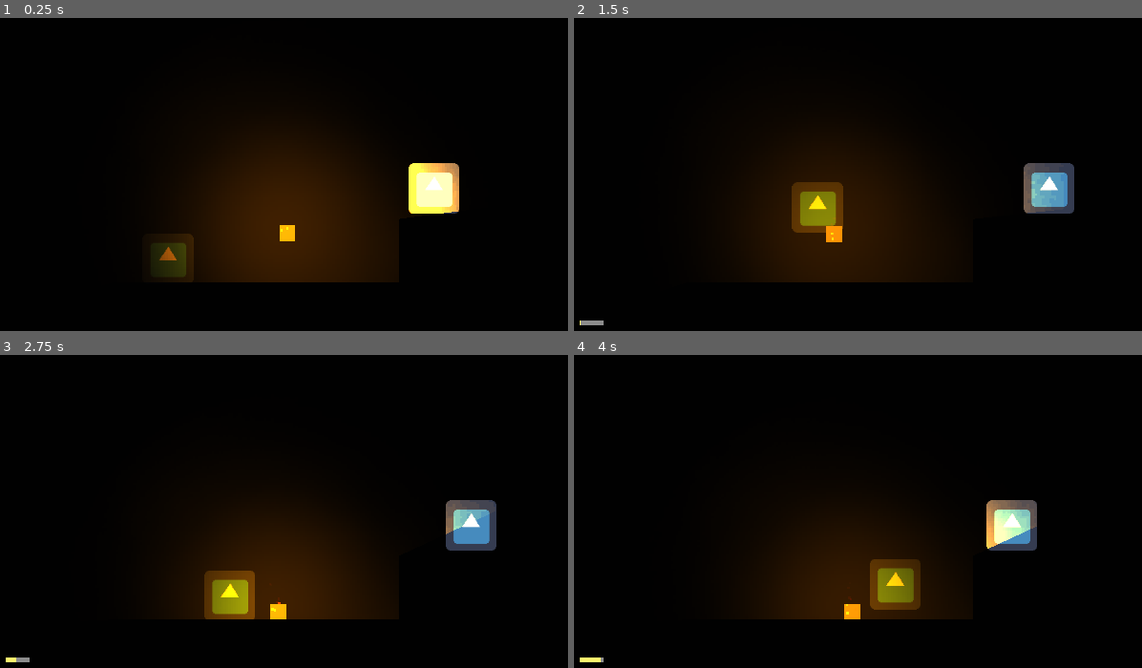
Above: before the commit, frames 1-4 (two rows, left to right).
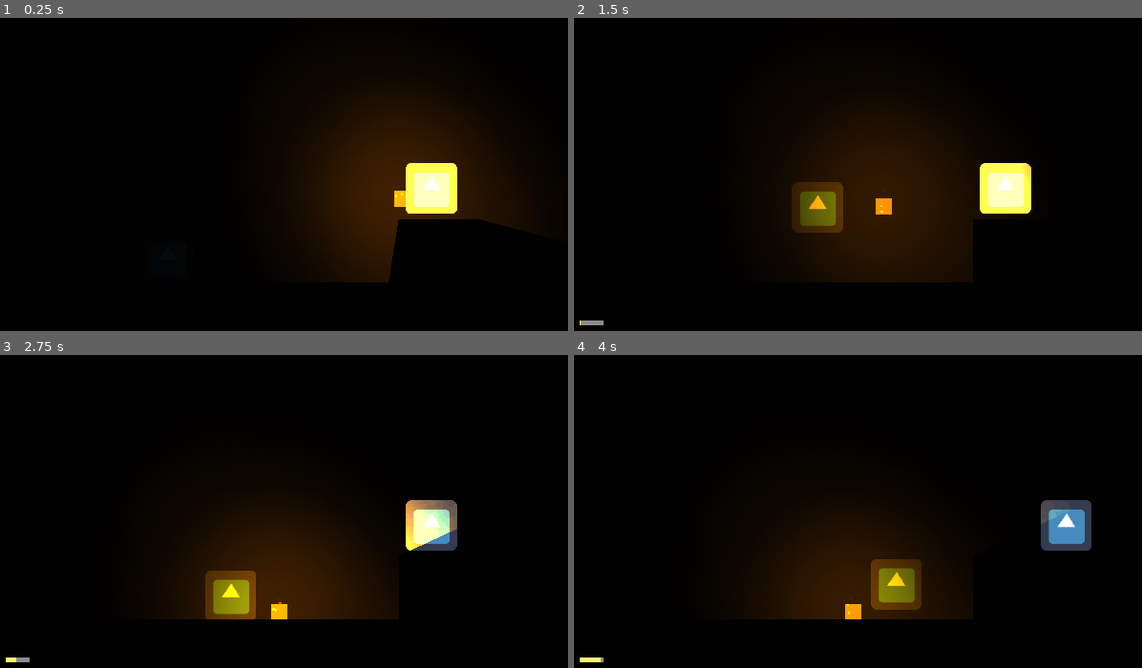
Above: after the commit, the same moments.

Repository: DuncanSparks/GMTK2019
Game: Godot game, scene res://Scenes/Test2.tscn
Two runs of this game, one before a commit and one after it. Both use one fixed random seed, a clock stepped at 60 frames per second and the inputs below. This scene is started directly instead of the project's main scene. The engine's default icon, where the game draws it, is replaced by a stand-in: a white triangle on a blue panel in a dark square.
Inputs (mouse positions are in pixels of both pictures, inside the frame that each line leads up to):
- Up to frame 1 (0.25 s): no input
- Up to frame 2 (1.5 s): move the mouse to (1102, 108) at 0.52 s; hold Right (move_right) from 0.53 s (still down); tap E (action_grab) at 0.6 s; tap Space (move_jump) at 0.77 s; move the mouse to (778, 152) at 1.27 s; right-click (778, 152) at 1.35 s
- Up to frame 3 (2.75 s): tap Space (move_jump) at 1.52 s; move the mouse to (437, 373) at 2.02 s; release Right (move_right) at 2.03 s; hold Left (move_left) from 2.03 s (still down); tap R (action_teleport) at 2.1 s
- Up to frame 4 (4 s): move the mouse to (892, 555) at 2.77 s; release Left (move_left) at 2.78 s; hold Right (move_right) from 2.78 s (still down); click (892, 555) at 2.85 s; tap Space (move_jump) at 3.02, 3.77 s; move the mouse to (outside the picture) at 3.52 s; tap E (action_grab) at 3.6 s

The runs differ from the first frame. In frame 1, 18% of the frame differs, in the area x 26-91%, y 25-85%; in frame 2, 4.0%; in frame 3, 2.6%; in frame 4, 3.0%.

Commit message:
Added stun to basic enemy

Diff:
--- a/Instances/Enemy.tscn
+++ b/Instances/Enemy.tscn
@@ -27,9 +27,9 @@
 enabled = true
 cast_to = Vector2( 0, 20 )
 
-[node name="Area2D" type="Area2D" parent="."]
+[node name="HitArea" type="Area2D" parent="."]
 
-[node name="CollisionShape2D" type="CollisionShape2D" parent="Area2D"]
+[node name="CollisionShape2D" type="CollisionShape2D" parent="HitArea"]
 shape = SubResource( 2 )
 
 [node name="PlayerAreaVicinityFront" type="Area2D" parent="."]
@@ -44,8 +44,9 @@
 [node name="CollisionShape2D" type="CollisionShape2D" parent="PlayerAreaVicinityBack"]
 position = Vector2( -117.832, -13.9859 )
 shape = SubResource( 3 )
-
-[connection signal="area_entered" from="Area2D" to="." method="_on_Area2D_area_entered"]
+[connection signal="area_entered" from="HitArea" to="." method="_on_Area2D_area_entered"]
+[connection signal="area_entered" from="HitArea" to="." method="_on_HitArea_area_entered"]
+[connection signal="body_shape_entered" from="HitArea" to="." method="_on_HitArea_body_shape_entered"]
 [connection signal="body_entered" from="PlayerAreaVicinityFront" to="." method="_on_PlayerAreaVicinityFront_body_entered"]
 [connection signal="body_exited" from="PlayerAreaVicinityFront" to="." method="_on_PlayerAreaVicinityFront_body_exited"]
 [connection signal="body_shape_entered" from="PlayerAreaVicinityFront" to="." method="_on_PlayerAreaVicinityFront_body_shape_entered"]
--- a/Instances/ThrowableObject.tscn
+++ b/Instances/ThrowableObject.tscn
@@ -1,9 +1,12 @@
-[gd_scene load_steps=9 format=2]
+[gd_scene load_steps=10 format=2]
 
 [ext_resource path="res://Scripts/ThrowableObject.gd" type="Script" id=1]
 [ext_resource path="res://Sprites/LIGHT.png" type="Texture" id=2]
 
 [sub_resource type="RectangleShape2D" id=1]
+
+[sub_resource type="RectangleShape2D" id=7]
+extents = Vector2( 15.7296, 15.3331 )
 
 [sub_resource type="CircleShape2D" id=2]
 radius = 30.0
@@ -63,6 +66,11 @@
 [node name="CollisionShape2D" type="CollisionShape2D" parent="."]
 shape = SubResource( 1 )
 
+[node name="HitArea" type="Area2D" parent="."]
+
+[node name="CollisionShape2D" type="CollisionShape2D" parent="HitArea"]
+shape = SubResource( 7 )
+
 [node name="GrabArea" type="Area2D" parent="." groups=[
 "Torch",
 ]]
@@ -101,7 +109,6 @@
 [node name="TimerCooldown" type="Timer" parent="."]
 wait_time = 3.0
 one_shot = true
-
 [connection signal="body_entered" from="GrabArea" to="." method="_on_GrabArea_body_entered"]
 [connection signal="body_exited" from="GrabArea" to="." method="_on_GrabArea_body_exited"]
 [connection signal="timeout" from="TimerDrop" to="." method="_on_TimerDrop_timeout"]
--- a/Instances/ThrowableObjectHitArea.tscn
+++ /dev/null
@@ -1,56 +0,0 @@
-[gd_scene load_steps=5 format=2]
-
-[ext_resource path="res://Scripts/ThrowableObject.gd" type="Script" id=1]
-
-[sub_resource type="RectangleShape2D" id=1]
-
-[sub_resource type="RectangleShape2D" id=4]
-extents = Vector2( 12.6093, 12.3731 )
-
-[sub_resource type="CircleShape2D" id=3]
-radius = 30.0
-
-[node name="ThrowableObject" type="KinematicBody2D"]
-position = Vector2( 250, 250 )
-collision_layer = 2
-collision_mask = 2
-script = ExtResource( 1 )
-__meta__ = {
-"_edit_group_": true
-}
-
-[node name="ColorRect" type="ColorRect" parent="."]
-margin_left = -10.0
-margin_top = -10.0
-margin_right = 10.0
-margin_bottom = 10.0
-color = Color( 0.596078, 0.596078, 0.596078, 1 )
-
-[node name="CollisionShape2D" type="CollisionShape2D" parent="."]
-shape = SubResource( 1 )
-
-[node name="HitArea" type="Area2D" parent="."]
-
-[node name="CollisionShape2D" type="CollisionShape2D" parent="HitArea"]
-shape = SubResource( 4 )
-
-[node name="GrabArea" type="Area2D" parent="."]
-
-[node name="CollisionShape2D" type="CollisionShape2D" parent="GrabArea"]
-shape = SubResource( 3 )
-
-[node name="TimerDrop" type="Timer" parent="."]
-wait_time = 0.5
-one_shot = true
-
-[node name="TimerThrown" type="Timer" parent="." groups=[
-"Torch",
-]]
-wait_time = 0.1
-one_shot = true
-
-[node name="Timer" type="Timer" parent="."]
-[connection signal="body_entered" from="GrabArea" to="." method="_on_GrabArea_body_entered"]
-[connection signal="body_exited" from="GrabArea" to="." method="_on_GrabArea_body_exited"]
-[connection signal="timeout" from="TimerDrop" to="." method="_on_TimerDrop_timeout"]
-[connection signal="timeout" from="TimerThrown" to="." method="_on_TimerThrown_timeout"]
--- a/Scenes/Test.tscn
+++ b/Scenes/Test.tscn
@@ -1,8 +1,7 @@
-[gd_scene load_steps=8 format=2]
+[gd_scene load_steps=6 format=2]
 
 [ext_resource path="res://Instances/Player.tscn" type="PackedScene" id=1]
-[ext_resource path="res://Scripts/BasicEnemy.gd" type="Script" id=2]
-[ext_resource path="res://icon.png" type="Texture" id=3]
+[ext_resource path="res://Instances/Enemy.tscn" type="PackedScene" id=2]
 
 [sub_resource type="RectangleShape2D" id=1]
 extents = Vector2( 320, 40 )
@@ -11,9 +10,6 @@
 extents = Vector2( 50, 40 )
 
 [sub_resource type="RectangleShape2D" id=3]
-
-[sub_resource type="RectangleShape2D" id=4]
-extents = Vector2( 30.6296, 30.7395 )
 
 [node name="Scene" type="Node2D"]
 
@@ -55,19 +51,4 @@
 position = Vector2( 78.7791, -4.34723 )
 shape = SubResource( 3 )
 
-[node name="Enemy" type="KinematicBody2D" parent="."]
-position = Vector2( 283.127, 239.555 )
-script = ExtResource( 2 )
-
-[node name="Sprite" type="Sprite" parent="Enemy"]
-texture = ExtResource( 3 )
-
-[node name="CollisionShape2D" type="CollisionShape2D" parent="Enemy"]
-shape = SubResource( 4 )
-
-[node name="RayCast2D" type="RayCast2D" parent="Enemy"]
-position = Vector2( -32.2359, 22.0278 )
-enabled = true
-cast_to = Vector2( 0, 11 )
-
-[connection signal="body_exited" from="Area2D2" to="Enemy" method="_on_Area2D2_body_exited"]
+[node name="Enemy2" parent="." instance=ExtResource( 2 )]
--- a/Scenes/Test2.tscn
+++ b/Scenes/Test2.tscn
@@ -56,7 +56,7 @@
 "Torch",
 "Test",
 ] instance=ExtResource( 2 )]
-position = Vector2( 390, 378 )
+position = Vector2( 534.044, 334.787 )
 
 [node name="ColorRect2" type="ColorRect" parent="."]
 margin_right = 960.0
--- a/Scripts/BasicEnemy.gd
+++ b/Scripts/BasicEnemy.gd
@@ -44,8 +44,10 @@
 		temp_speed = WALK_SPEED;
 		WALK_SPEED = -300
 
-
-
-
-func _on_PlayerAreaVicinityFront_body_exited(body):
-	pass # Replace with function body.
+func _on_HitArea_area_entered(area):
+	if area.name == "HitArea":
+		temp_speed = WALK_SPEED
+		WALK_SPEED = 0
+		yield(get_tree().create_timer(3.0), "timeout")
+		WALK_SPEED = temp_speed
+		temp_speed = 0
